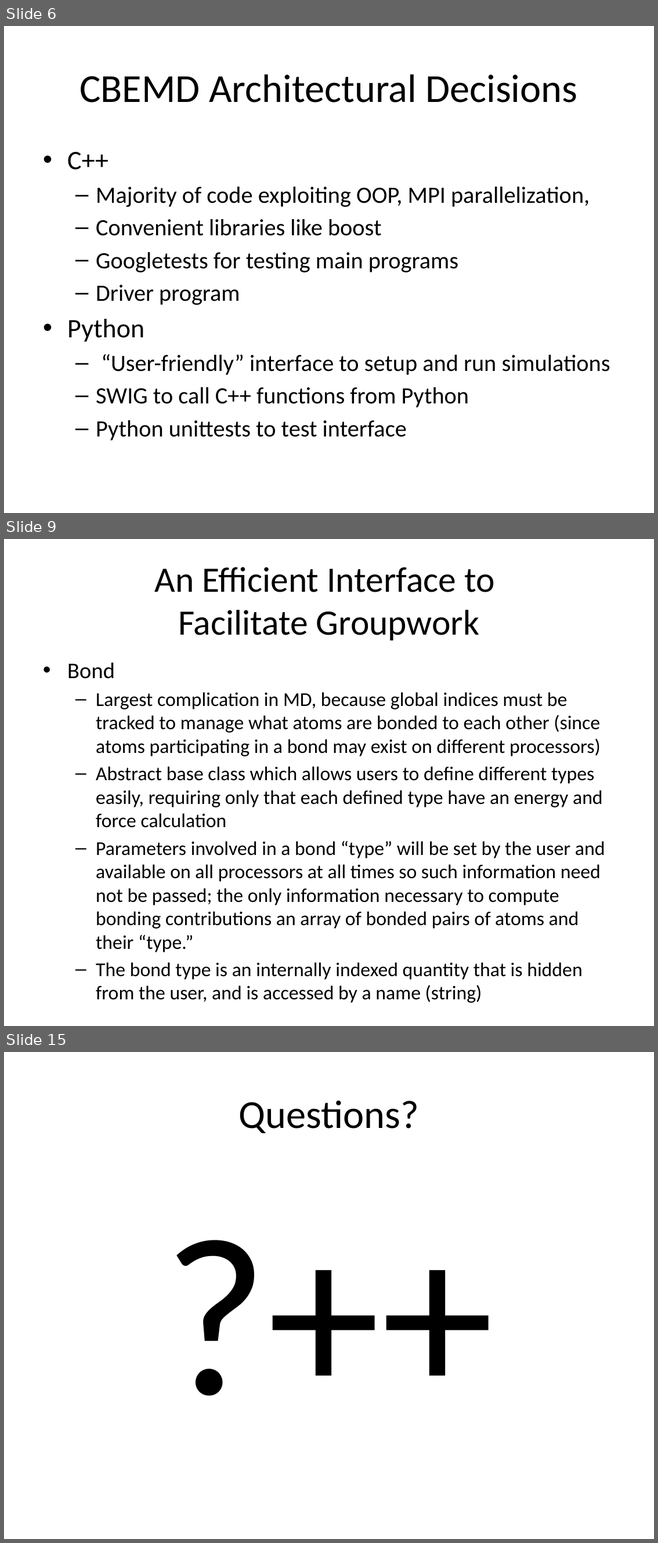
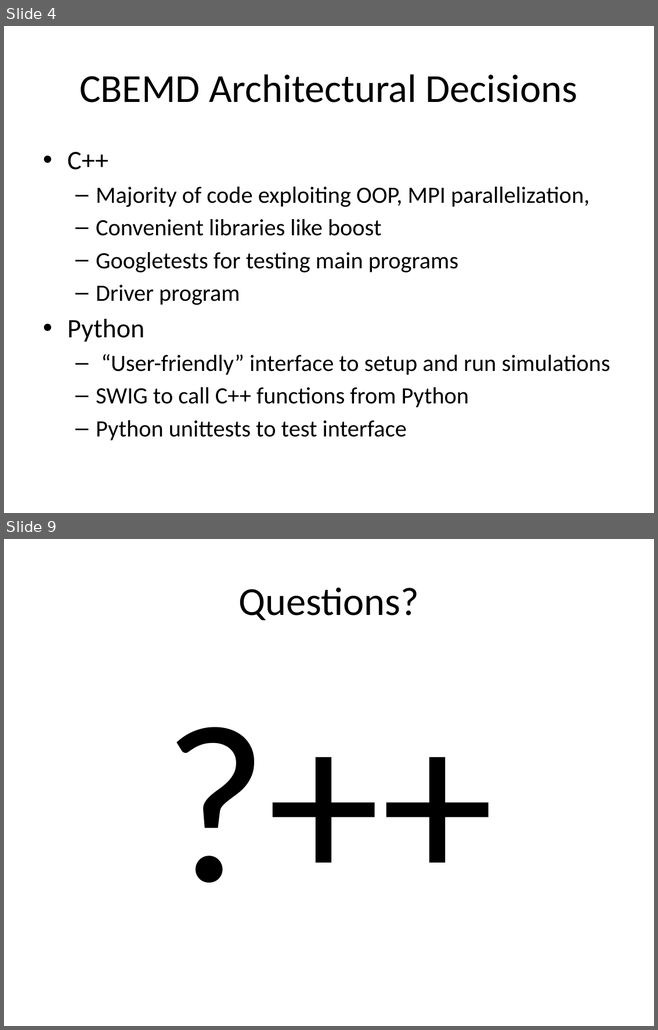
Before and after one commit to PrincetonUniversity/PrincetonCBEMDMPI, a slide deck: designreview/designreview.pptx. Shown one above the other, each under a label of ours: slides 6, 9 and 15 before the commit, slides 4 and 9 after it; the slides between them are not shown. The pictures are 658x1543 and 658x1030 pixels, drawn with LibreOffice and Linux fonts; fonts in the diff are those of the drawing. Boxes give left, top, right and bottom in pixels: in the first picture for what was removed or moved away, otherwise in the second. Text is boxed around its words. In the diff, an @@ line names an element or a change of style, - is before the commit and + after.

```diff
--- a/designreview/designreview.pptx
+++ b/designreview/designreview.pptx
@@ slide 9 removed at bbox=[4, 539, 654, 1026], background #FFFFFF @@
@@ title removed at bbox=[155, 567, 495, 641] @@
-An Efficient Interface to
-Facilitate Groupwork
@@ text removed at bbox=[67, 663, 605, 980] @@
-• Bond
-  – Largest complication in MD, because global indices must be tracked to manage what atoms are bonded to each other (since atoms participating in a bond may exist on diﬀerent processors)
-  – Abstract base class which allows users to deﬁne diﬀerent types easily, requiring only that each deﬁned type have an energy and force calculation
-  – Parameters involved in a bond “type” will be set by the user and available on all processors at all times so such information need not be passed; the only information necessary to compute bonding contributions an array of bonded pairs of atoms and their “type.”
-  – The bond type is an internally indexed quantity that is hidden from the user, and is accessed by a name (string)
@@ what was slide 6 is now slide 4 @@
@@ what was slide 15 is now slide 9 @@
```
Also in this commit, not shown: 1 slide changed, 3 slides added, 8 other slides removed.
